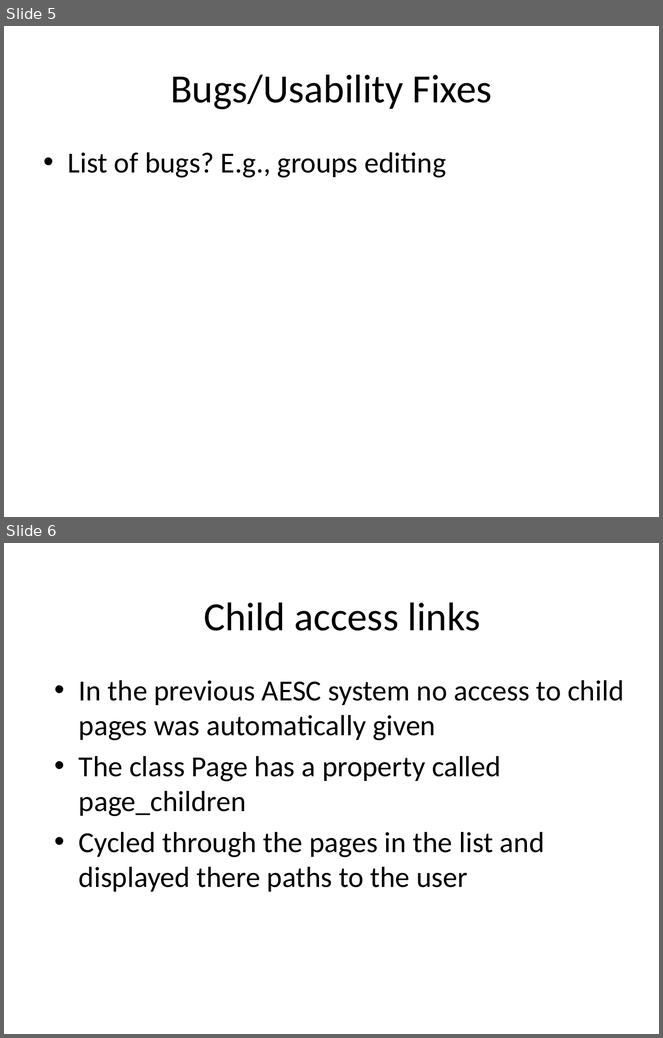
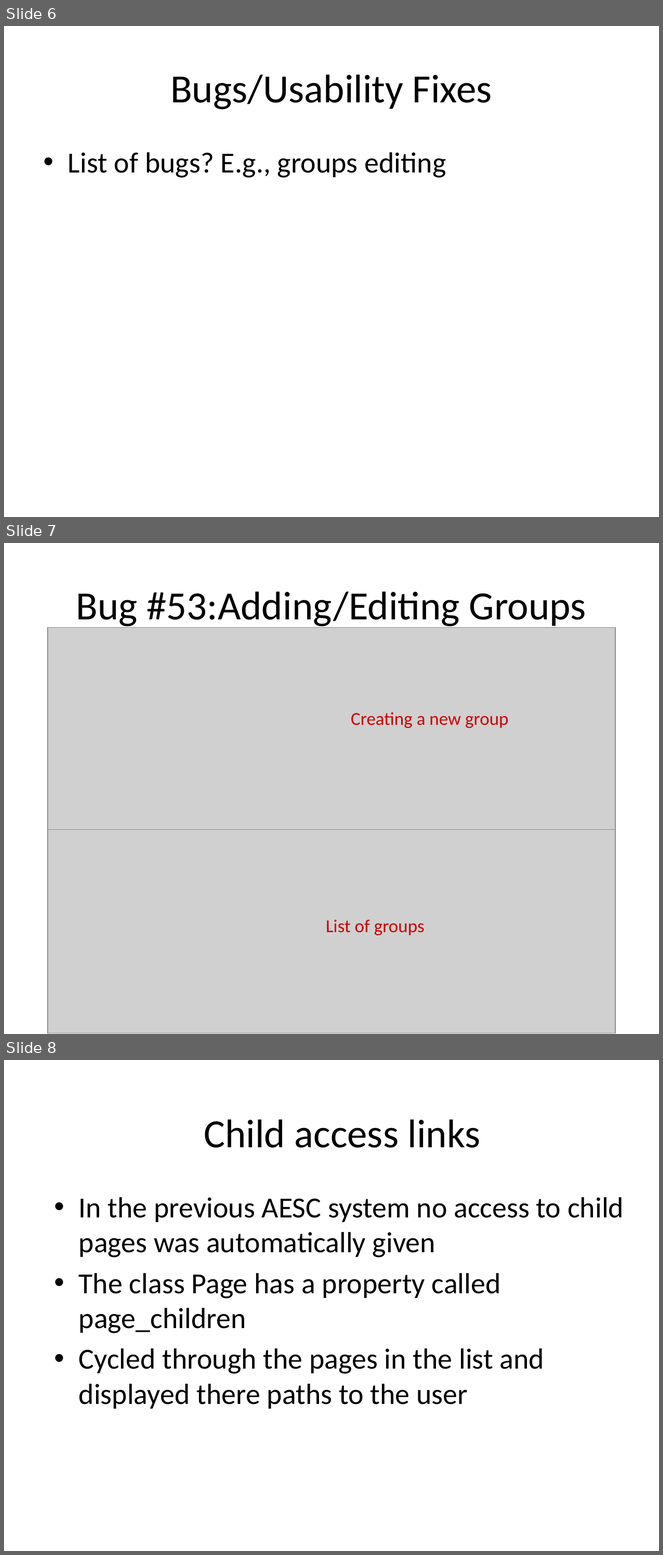
Before and after one commit to ytrstu/app-engine-site-creator, a slide deck: branches/CEN3031-per7/app-engine-site-creator/presIIIdev.pptx. Shown one above the other, each under a label of ours: slides 5 and 6 before the commit, slides 6, 7 and 8 after it. The pictures are 663x1038 and 663x1555 pixels, drawn with LibreOffice and Linux fonts; fonts in the diff are those of the drawing; grey boxes stand for pictures. Boxes give left, top, right and bottom in pixels: in the first picture for what was removed or moved away, otherwise in the second. Text is boxed around its words. In the diff, an @@ line names an element or a change of style, - is before the commit and + after.

Commit message:
added slides for "editing group" and "theme preview image".

```diff
--- a/branches/CEN3031-per7/app-engine-site-creator/presIIIdev.pptx
+++ b/branches/CEN3031-per7/app-engine-site-creator/presIIIdev.pptx
@@ slide 7 added at (x1=4, y1=543, x2=659, y2=1034), background #FFFFFF @@
@@ title added at (x1=76, y1=591, x2=586, y2=629), 44 pt, text #000000 @@
+Bug #53:Adding/Editing Groups
@@ picture added at (x1=48, y1=628, x2=616, y2=830) @@
@@ text added at (x1=351, y1=713, x2=508, y2=728), 20 pt, text #CC0000 @@
+Creating a new group
@@ picture added at (x1=48, y1=827, x2=616, y2=1034) @@
@@ text added at (x1=326, y1=920, x2=425, y2=936), 20 pt, text #CC0000 @@
+List of groups
@@ what was slide 5 is now slide 6 @@
@@ what was slide 6 is now slide 8 @@
```
Also in this commit, not shown: 1 other slide added.
